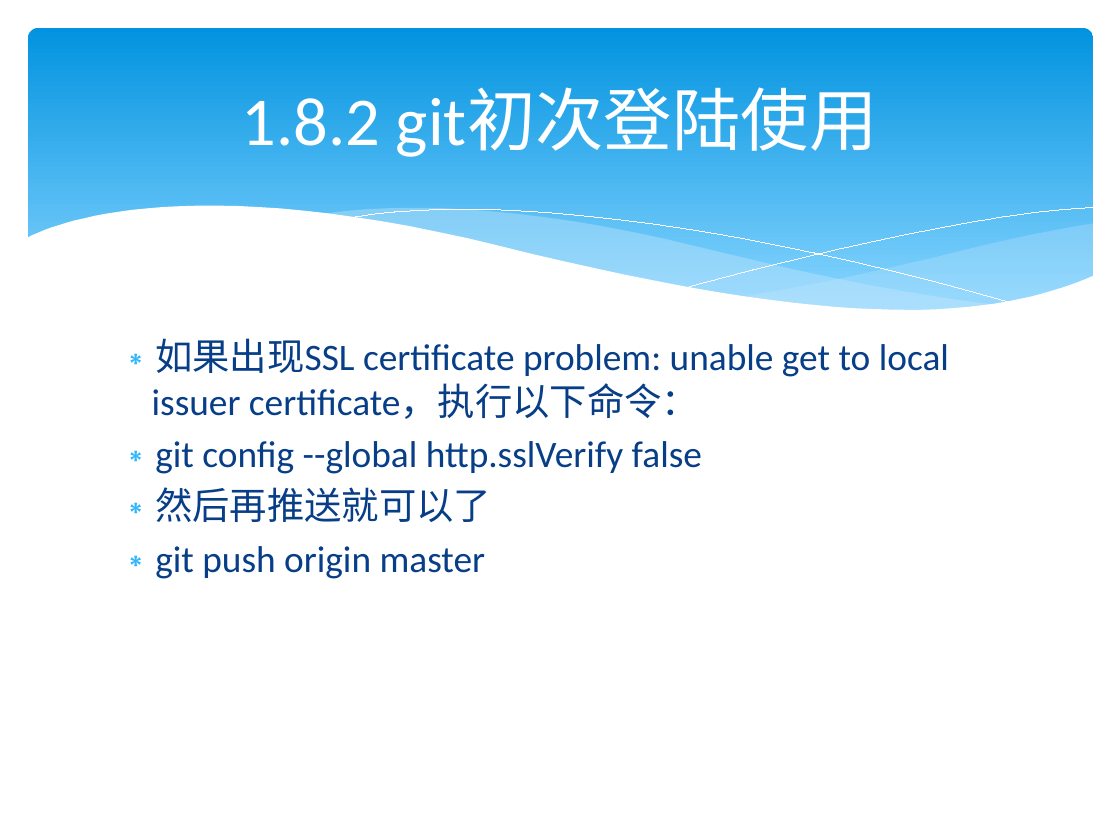
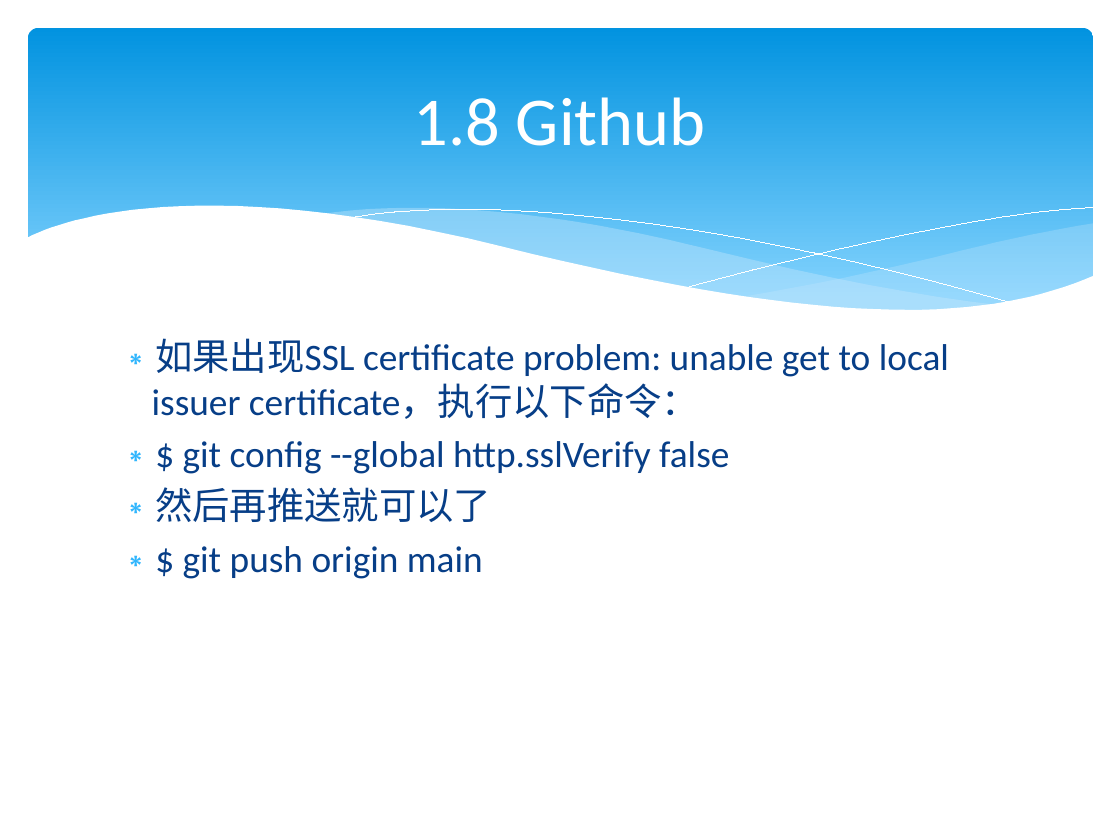
Before and after one commit to lamplight8/cpp, a slide deck: slide 57 of ppt/ch01_绪论.pptx (slide 113 before the commit). Drawn at 1120x840 pixels with LibreOffice and Linux fonts; fonts in the diff are those of the drawing. Boxes give left, top, right and bottom in pixels: in the first picture for what was removed or moved away, otherwise in the second. Text is boxed around its words. In the diff, an @@ line names an element or a change of style, - is before the commit and + after.

```diff
--- a/ppt/ch01_绪论.pptx
+++ b/ppt/ch01_绪论.pptx
@@ title at (414,97,705,146): text changed @@
-1.8.2 git初次登陆使用
+1.8 Github
@@ text at (183,441,729,474): text changed @@
-∗ git config --global http.sslVerify false
+∗ $ git config --global http.sslVerify false
@@ text at (183,546,483,579): text changed @@
-∗ git push origin master
+∗ $ git push origin main
```
Also in this commit, not shown: 76 other slides changed, 53 slides added, 32 slides removed, 43 other files.
